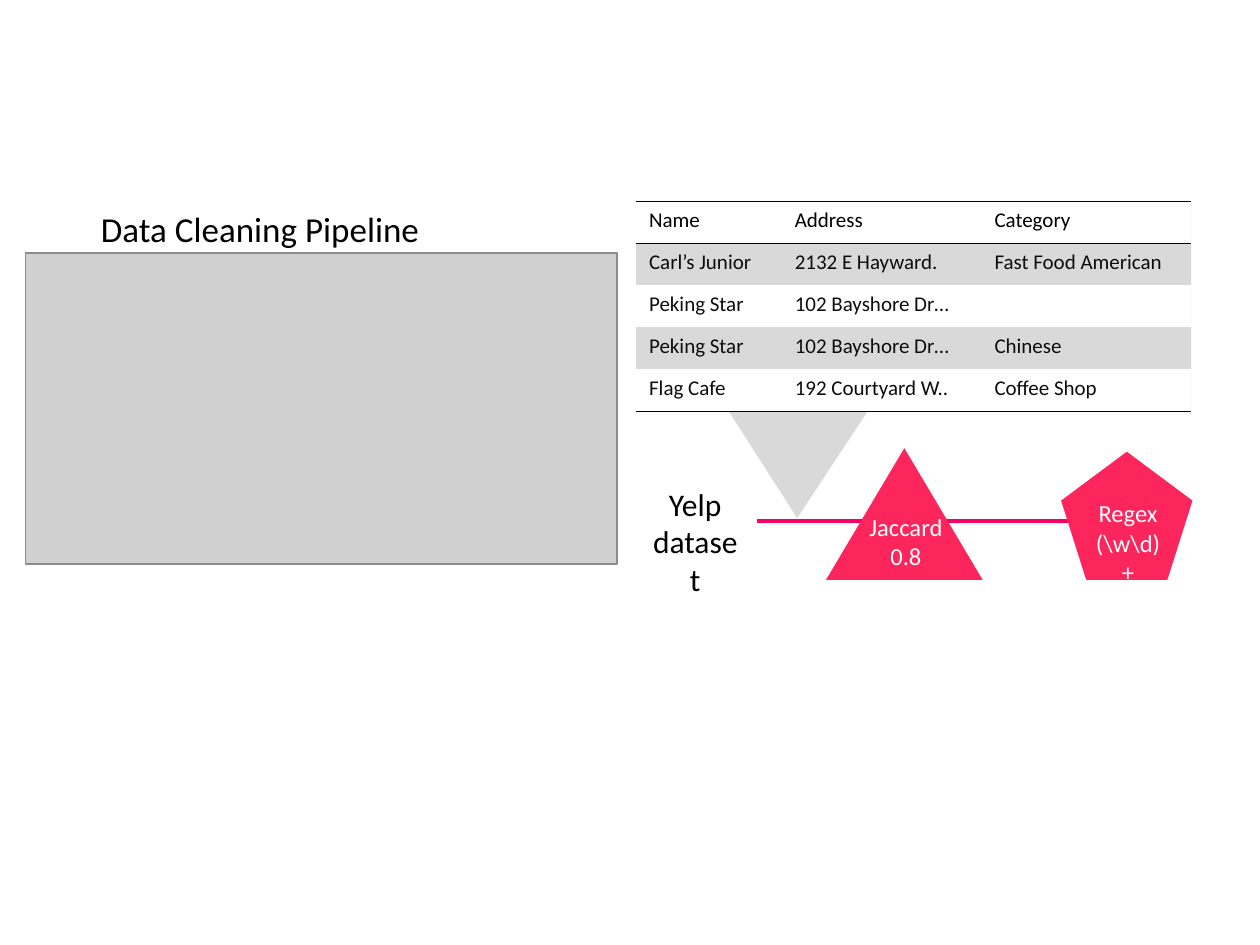
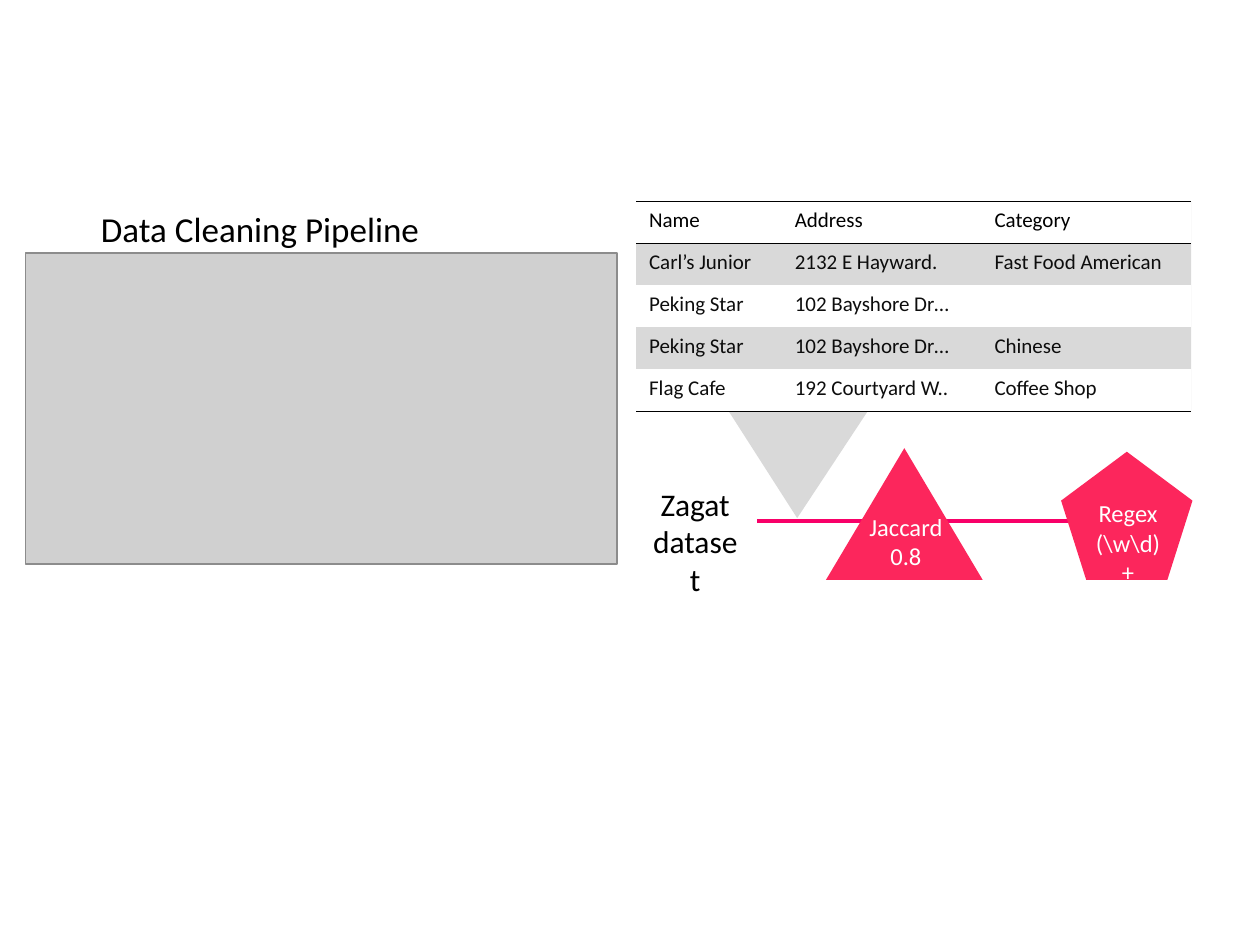
Before and after one commit to sjyk/vldb15-demo, a slide deck: slide 5 of figs/screenshot_diagrams.pptx. Drawn at 1260x945 pixels with LibreOffice and Linux fonts; fonts in the diff are those of the drawing; grey boxes stand for pictures. Boxes give left, top, right and bottom in pixels: in the first picture for what was removed or moved away, otherwise in the second. Text is boxed around its words. In the diff, an @@ line names an element or a change of style, - is before the commit and + after.

Commit message:
fixed dashboard to use zagat

```diff
--- a/figs/screenshot_diagrams.pptx
+++ b/figs/screenshot_diagrams.pptx
@@ text at bbox=[661, 495, 730, 522]: text changed @@
-Yelp
+Zagat
```
Also in this commit, not shown: 1 other slide changed, 1 other file.
